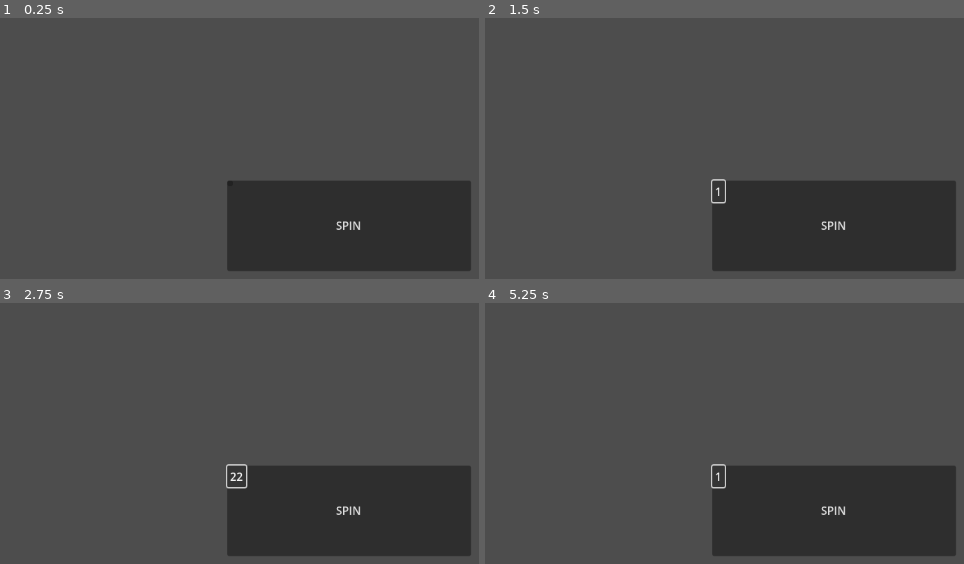
Above: before the commit, frames 1-4 (two rows, left to right).
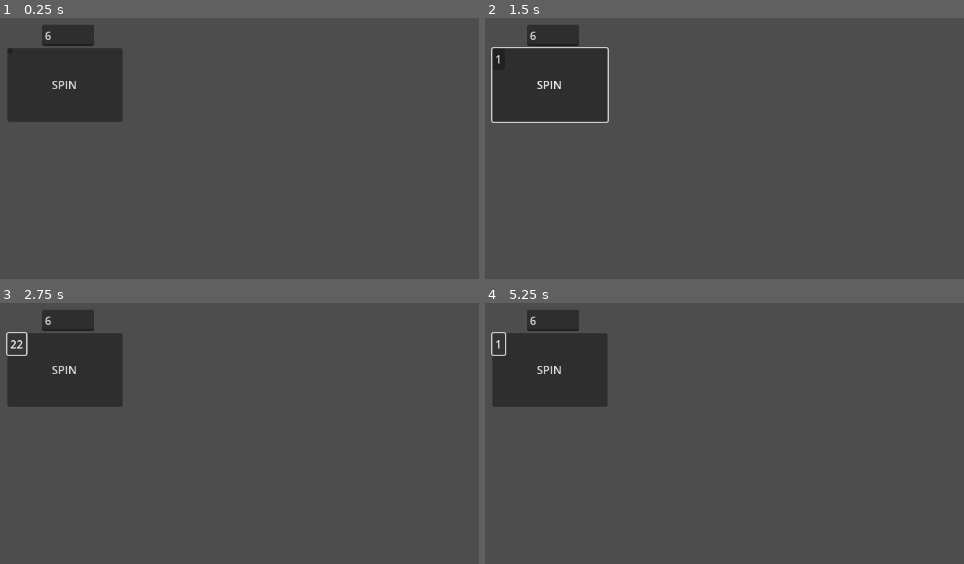
Above: after the commit, the same moments.

Repository: Nobodylollol/SypProjekt
Game: Godot game, scene res://node_2d.tscn
Same seed, same stepped clock (60 frames per second), same inputs: the game is played once before the commit and once after it.
Inputs (mouse positions are in pixels of both pictures, inside the frame that each line leads up to):
- Up to frame 1 (0.25 s): no input
- Up to frame 2 (1.5 s): click "SPIN" at 0.5 s; click (714, 182) at 1.27 s
- Up to frame 3 (2.75 s): click "1" at 2 s
- Up to frame 4 (5.25 s): click "22" at 2.75 s; click "24" at 3.5 s; click "10" at 4.25 s; click "26" at 5 s

The runs differ from the first frame. In frame 1, 25% of the frame differs, in the area x 1-99%, y 2-97%; in frame 2, 25%; in frame 3, 25%; in frame 4, 25%.
Error before the commit: Invalid assignment of property or key 'text' with value of type 'int' on a base object of type 'Button'. (res://Random_Number_Generator.gd:15)
Error after the commit: Invalid assignment of property or key 'text' with value of type 'int' on a base object of type 'Button'. (res://Scripts/Random_Number_Generator.gd:21)

Commit message:
Working Button and Working Input

Diff:
--- a/Random_Number_Generator.gd
+++ b/Scripts/Random_Number_Generator.gd
@@ -1,16 +1,25 @@
 extends Node
+class_name NumberGenerator
 
 var rng = RandomNumberGenerator.new()
-var Result = 0;
+var Result;
 var Spin_Button;
+@onready var NumCon = get_parent().get_node("NumberInput");
+@onready var NumberEntered = NumCon.getNumEntered()
 
 func _ready():
 	Spin_Button = Button.new()
 	Spin_Button.pressed.connect(_SpinButton)
 	add_child(Spin_Button)
 
+	print("SpinButton Ready")
+
+
 
 func _SpinButton():
 	Result = rng.randi_range(0,36)
 	Spin_Button.text = Result
+	print(Result);
+	Spin_Button.text = str(Result)
+	print(NumCon.getNumEntered())
 	return Result
--- /dev/null
+++ b/Scripts/line_edit.gd
@@ -0,0 +1,18 @@
+extends LineEdit
+class_name NumberConnection
+
+@onready var input := self.text.strip_edges();;
+
+func _ready() -> void:
+	print("NumberInput is Ready")
+
+func _on_text_changed(new_text:String) -> void:
+	input = new_text.strip_edges()
+	print("changed")
+	pass
+
+func getNumEntered() -> int:
+	if input.is_valid_int():
+		return int(input);
+	else:
+		return -1
--- a/node_2d.tscn
+++ b/node_2d.tscn
@@ -1,13 +1,25 @@
-[gd_scene load_steps=2 format=3 uid="uid://bu5p1xv3i5tx"]
+[gd_scene load_steps=3 format=3 uid="uid://bu5p1xv3i5tx"]
 
-[ext_resource type="Script" uid="uid://bcr51laecrfb8" path="res://Random_Number_Generator.gd" id="1_wtcfe"]
+[ext_resource type="Script" uid="uid://lu666hjdufpn" path="res://Scripts/line_edit.gd" id="1_0e48y"]
+[ext_resource type="Script" uid="uid://bcr51laecrfb8" path="res://Scripts/Random_Number_Generator.gd" id="2_epypp"]
 
 [node name="Node2D" type="Node2D"]
 
-[node name="Button" type="Button" parent="."]
-offset_left = 345.0
-offset_top = 252.0
-offset_right = 696.29974
-offset_bottom = 382.57376
+[node name="NumberInput" type="LineEdit" parent="."]
+offset_left = 78.0
+offset_top = 27.0
+offset_right = 153.0
+offset_bottom = 58.0
+text = "6"
+script = ExtResource("1_0e48y")
+
+[node name="SpinButton" type="Button" parent="."]
+offset_left = 28.0
+offset_top = 61.0
+offset_right = 194.0
+offset_bottom = 167.0
 text = "SPIN"
-script = ExtResource("1_wtcfe")
+script = ExtResource("2_epypp")
+
+[connection signal="text_changed" from="NumberInput" to="NumberInput" method="_on_text_changed"]
+[connection signal="pressed" from="SpinButton" to="SpinButton" method="_SpinButton"]
Renamed: Random_Number_Generator.gd.uid -> Scripts/Random_Number_Generator.gd.uid
Not shown, added: Scripts/line_edit.gd.uid
